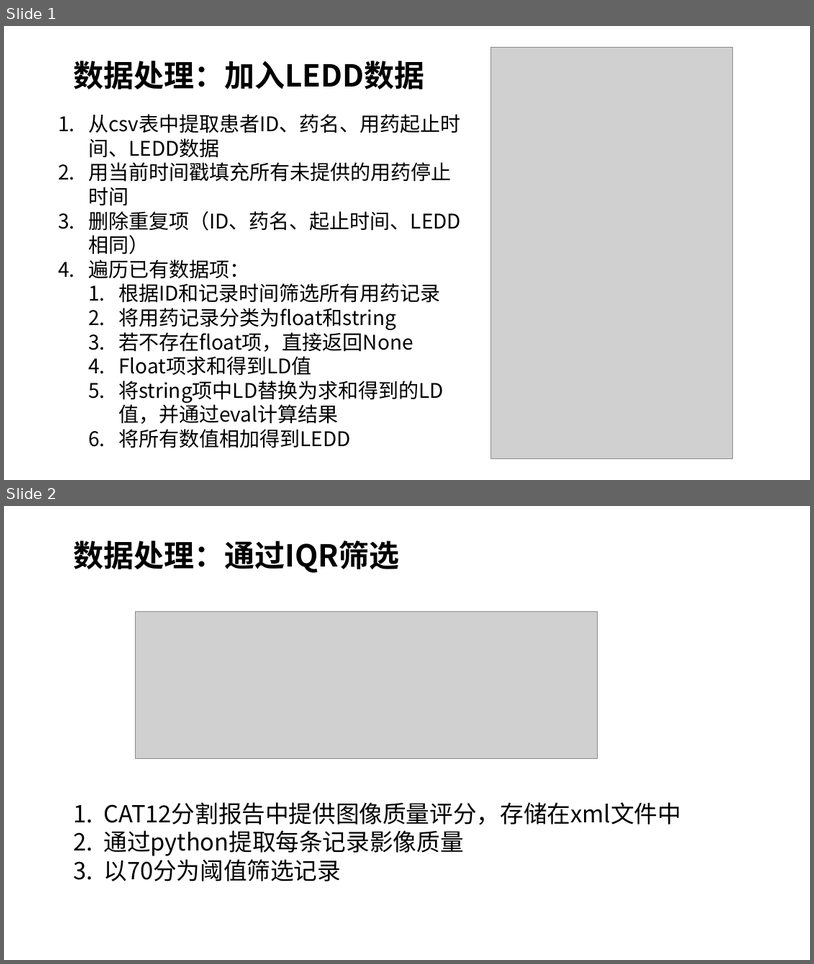
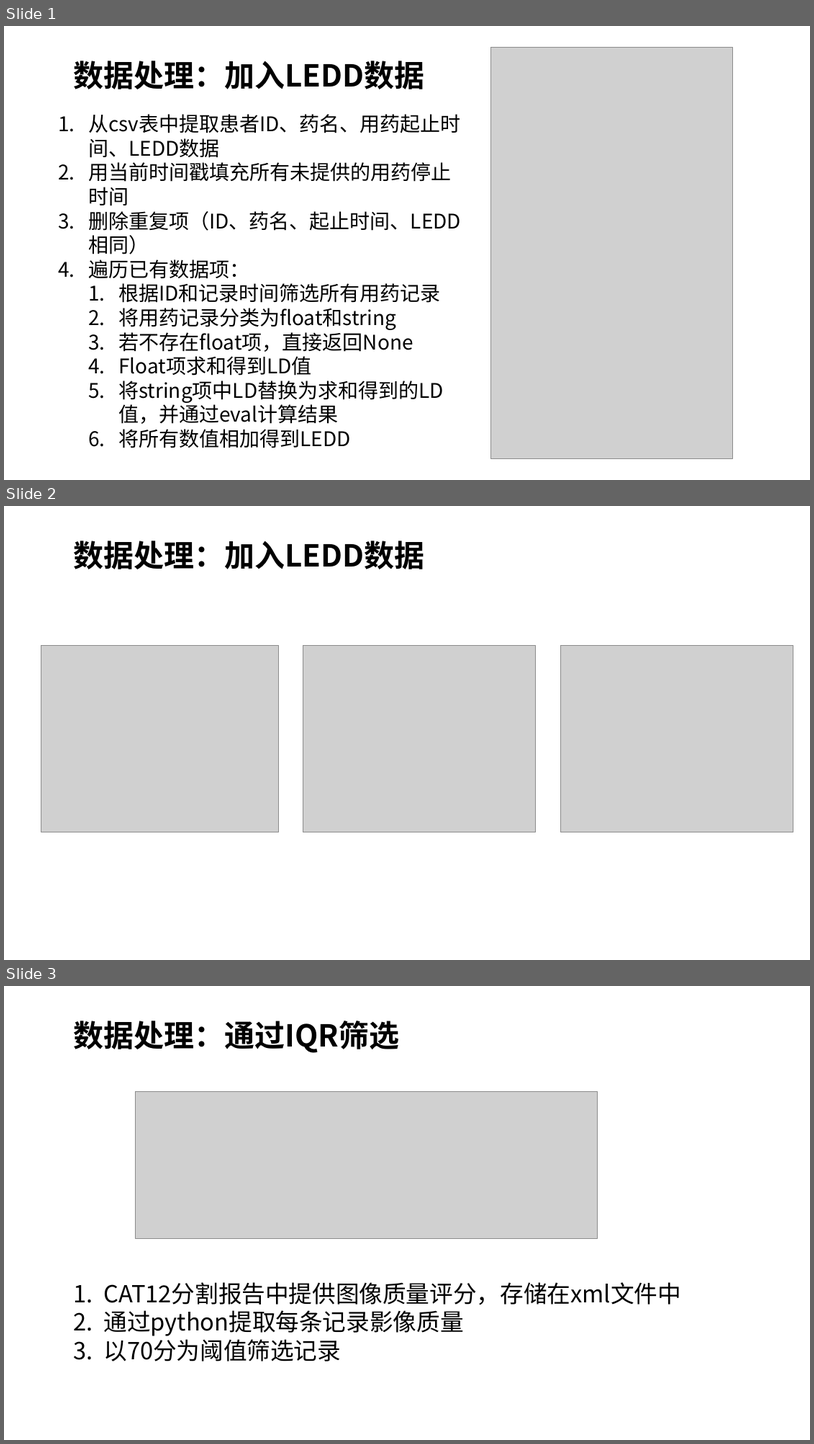
Before and after one commit to Biobots/Levodopa_Parkinson_MRI, a slide deck: doc/data.pptx. Shown one above the other, each under a label of ours: slides 1 and 2 before the commit, slides 1, 2 and 3 after it. The pictures are 814x964 and 814x1444 pixels, drawn with LibreOffice and Linux fonts; fonts in the diff are those of the drawing; grey boxes stand for pictures. Boxes give left, top, right and bottom in pixels: in the first picture for what was removed or moved away, otherwise in the second. Text is boxed around its words. In the diff, an @@ line names an element or a change of style, - is before the commit and + after.

```diff
--- a/doc/data.pptx
+++ b/doc/data.pptx
@@ slide 2 added at (4, 506, 810, 960), background #FFFFFF @@
@@ text added at (73, 541, 424, 569), 36 pt, text #000000, bold @@
+数据处理：加入LEDD数据
@@ picture added at (41, 645, 278, 832) @@
@@ picture added at (303, 645, 536, 832) @@
@@ picture added at (561, 645, 793, 832) @@
@@ what was slide 2 is now slide 3 @@
```
Also in this commit, not shown: 3 other files.
